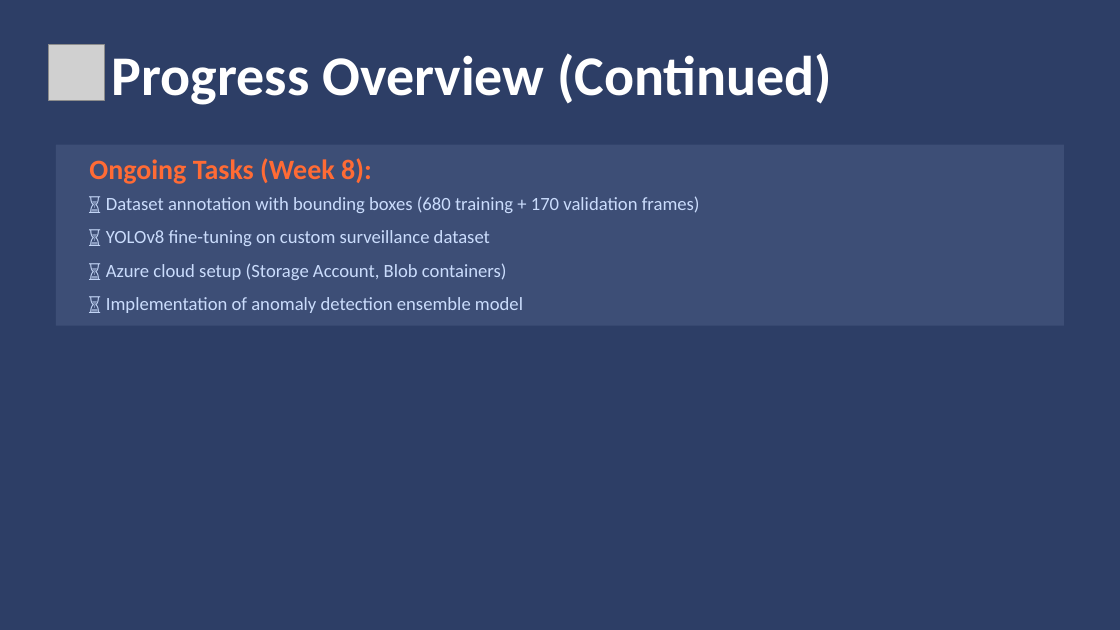
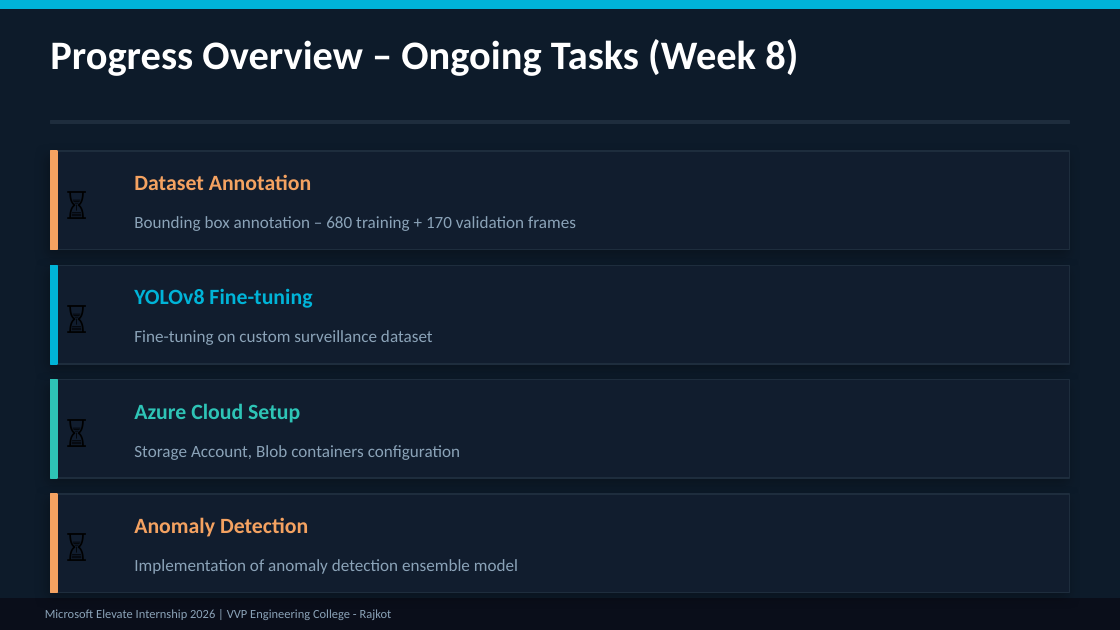
Before and after one commit to Vishu-j-04/MS-Internship, a slide deck: slide 24 of Project/Border_Defence_Presentation.pptx. Drawn at 1120x630 pixels with LibreOffice and Linux fonts; fonts in the diff are those of the drawing; grey boxes stand for pictures. Boxes give left, top, right and bottom in pixels: in the first picture for what was removed or moved away, otherwise in the second. Text is boxed around its words. In the diff, an @@ line names an element or a change of style, - is before the commit and + after.

```diff
--- a/Project/Border_Defence_Presentation.pptx
+++ b/Project/Border_Defence_Presentation.pptx
@@ background #2D3E66 to #0D1B2A @@
@@ rectangle added at [0,0,1120,8], fill #00B4D8, outline #00B4D8 1 pt @@
@@ picture removed at [48,45,104,101] @@
@@ text at [50,39,798,76]: text changed; size 18 to 26 pt; text colour #FF6B35 to #FFFFFF @@
-Ongoing Tasks (Week 8):
+Progress Overview – Ongoing Tasks (Week 8)
@@ text removed at [112,53,832,105] @@
-Progress Overview (Continued)
@@ rectangle added at [50,121,1070,124], fill #1E2D3D, outline #1E2D3D 1 pt @@
@@ rectangle: place and size @@
-rectangle at [56,144,1064,326]
+rectangle at [50,151,1070,250]
@@ rectangle at [50,151,1070,250]: fill #3D4E76 to #111D2E; outline none to #1E2D3D 1 pt; shadow on @@
@@ rectangle added at [50,151,57,250], fill #F4A261, outline #F4A261 1 pt @@
@@ text added at [65,174,121,230], 20 pt, text #000000 @@
+⏳
@@ text added at [134,174,311,190], 14 pt, text #F4A261, bold @@
+Dataset Annotation
@@ text at [134,216,576,231]: text changed; size 12 to 11 pt; text colour #CADCFC to #8BA3B8 @@
-⏳ Dataset annotation with bounding boxes (680 training + 170 validation frames)
-⏳ YOLOv8 fine-tuning on custom surveillance dataset
-⏳ Azure cloud setup (Storage Account, Blob containers)
-⏳ Implementation of anomaly detection ensemble model
+Bounding box annotation – 680 training + 170 validation frames
@@ rectangle added at [50,265,1070,364], fill #111D2E, outline #1E2D3D 1 pt @@
@@ rectangle added at [50,265,57,364], fill #00B4D8, outline #00B4D8 1 pt @@
@@ text added at [65,288,121,344], 20 pt, text #000000 @@
+⏳
@@ text added at [134,289,312,308], 14 pt, text #00B4D8, bold @@
+YOLOv8 Fine-tuning
@@ text added at [134,330,433,345], 11 pt, text #8BA3B8 @@
+Fine-tuning on custom surveillance dataset
@@ rectangle added at [50,380,1070,478], fill #111D2E, outline #1E2D3D 1 pt @@
@@ rectangle added at [50,380,57,478], fill #2EC4B6, outline #2EC4B6 1 pt @@
@@ text added at [65,402,121,458], 20 pt, text #000000 @@
+⏳
@@ text added at [134,403,300,423], 14 pt, text #2EC4B6, bold @@
+Azure Cloud Setup
@@ text added at [134,445,460,460], 11 pt, text #8BA3B8 @@
+Storage Account, Blob containers configuration
@@ rectangle added at [50,494,1070,592], fill #111D2E, outline #1E2D3D 1 pt @@
@@ rectangle added at [50,494,57,592], fill #F4A261, outline #F4A261 1 pt @@
@@ text added at [65,516,121,572], 20 pt, text #000000 @@
+⏳
@@ text added at [134,517,308,537], 14 pt, text #F4A261, bold @@
+Anomaly Detection
@@ text added at [134,559,518,574], 11 pt, text #8BA3B8 @@
+Implementation of anomaly detection ensemble model
@@ rectangle added at [0,599,1120,630], fill #0A0E1A, outline #0A0E1A 1 pt @@
@@ text added at [45,609,392,620], 8 pt, text #8BA3B8 @@
+Microsoft Elevate Internship 2026 | VVP Engineering College - Rajkot
```
Also in this commit, not shown: 28 other slides changed, 1 slide added, 1 slide removed, 1 other file.
